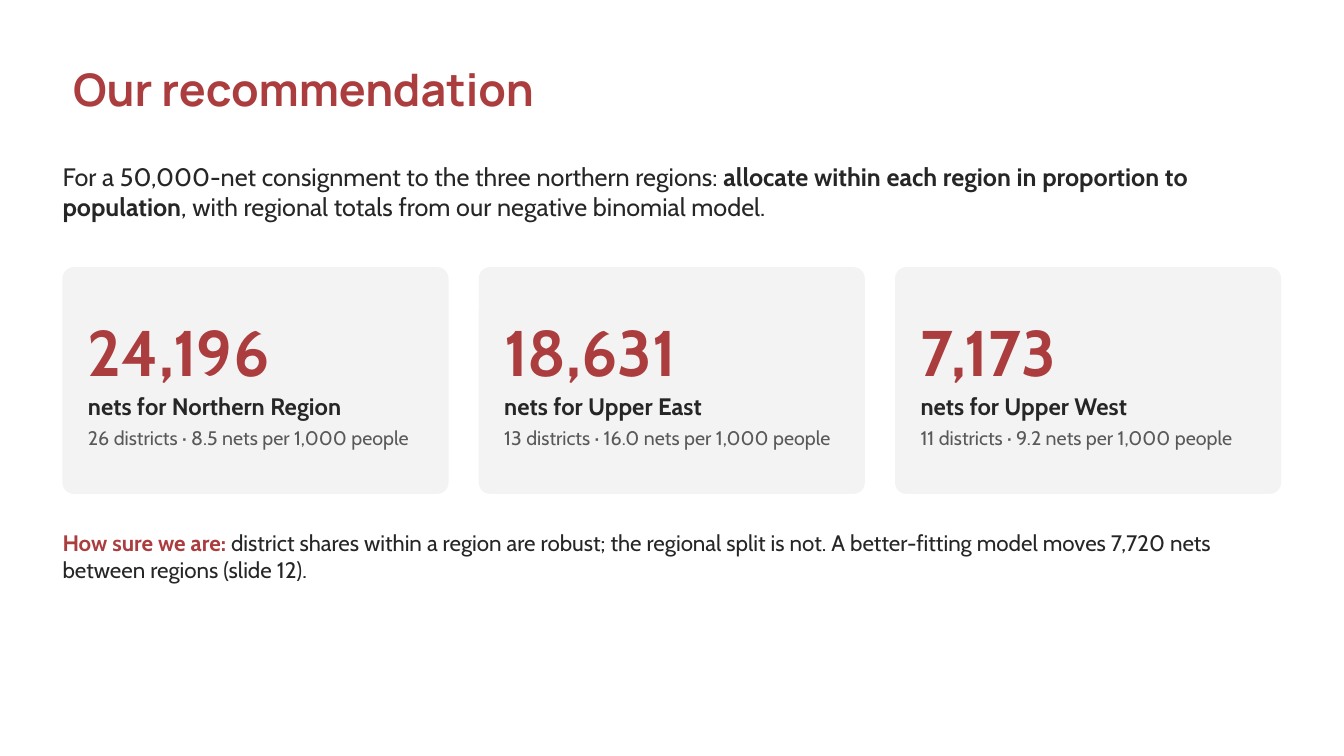
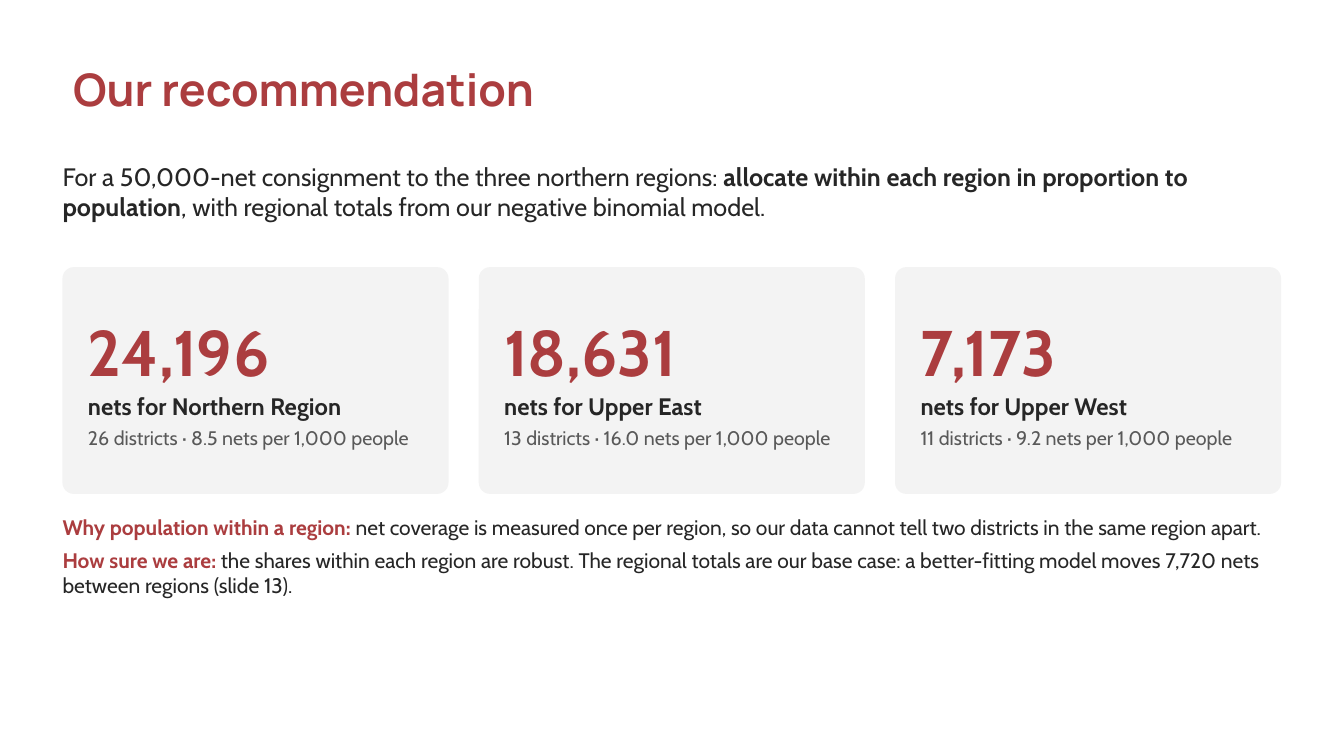
Before and after one commit to ASU-MICS-2028/mle-group-3-prosit-1, a slide deck: slide 2 of reports/ITN_Allocation_Ashesi.pptx. Drawn at 1344x756 pixels with LibreOffice and Linux fonts; fonts in the diff are those of the drawing; background and template pictures are left out. Boxes give left, top, right and bottom in pixels: in the first picture for what was removed or moved away, otherwise in the second. Text is boxed around its words. In the diff, an @@ line names an element or a change of style, - is before the commit and + after.

Commit message:
feat(presentation): add the burden and uncertainty map slide, fix storyline wording
The course roadmap asks for one slide with two maps side by side: expected
burden and how uncertain we are. Slide 10 now shows confirmed cases per
person by district next to how far the upper 95% bound sits above the
estimate (20%, 34% and 16% by region, from alloc_cd11). Both maps come from
the existing allocation code, and an assert ties the slide text to the
computed values.

Wording fixes so the slides tell the same story as the speaking script:
slide 2 gives the reason for population within a region and calls the
regional totals a base case, slide 3 no longer claims district-level work,
slide 4 says what the rule can and cannot separate, and slide 9's title and
caption explain the positive coverage coefficient. The deck is now 16
slides, and cross-references point to slide 13.

```diff
--- a/reports/ITN_Allocation_Ashesi.pptx
+++ b/reports/ITN_Allocation_Ashesi.pptx
@@ text at [63,519,1261,599]: text changed; size 16 to 15 pt @@
-How sure we are: district shares within a region are robust; the regional split is not. A better-fitting model moves 7,720 nets between regions (slide 12).
+Why population within a region: net coverage is measured once per region, so our data cannot tell two districts in the same region apart.
+How sure we are: the shares within each region are robust. The regional totals are our base case: a better-fitting model moves 7,720 nets between regions (slide 13).
```
Also in this commit, not shown: 3 other slides changed, 1 slide added, 2 other files.
